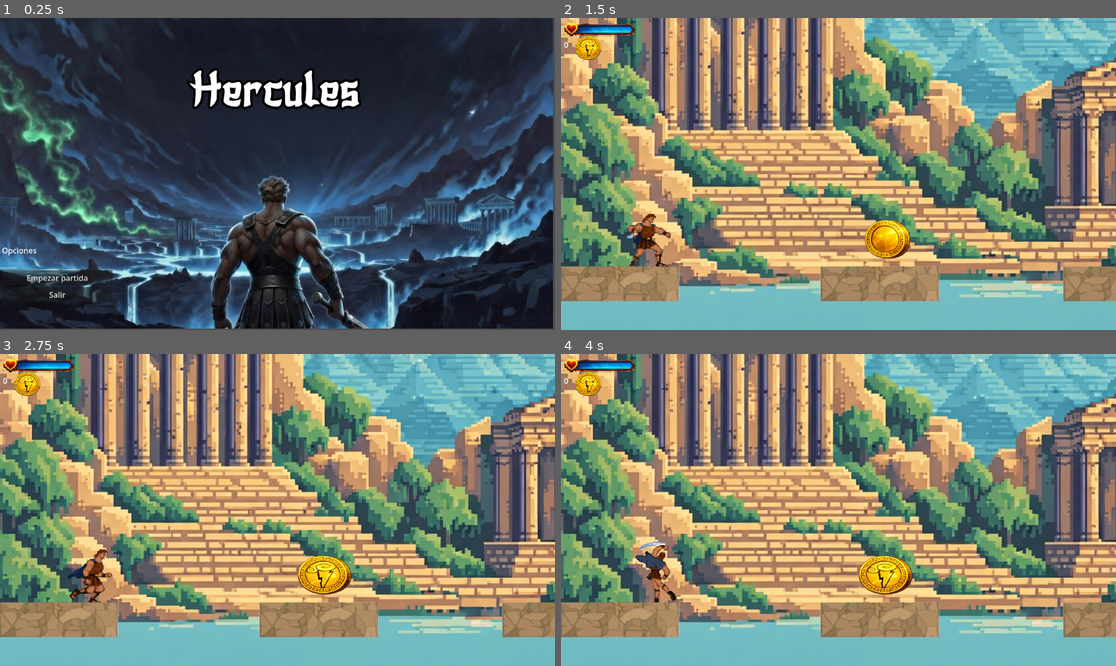
Above: before the commit, frames 1-4 (two rows, left to right).
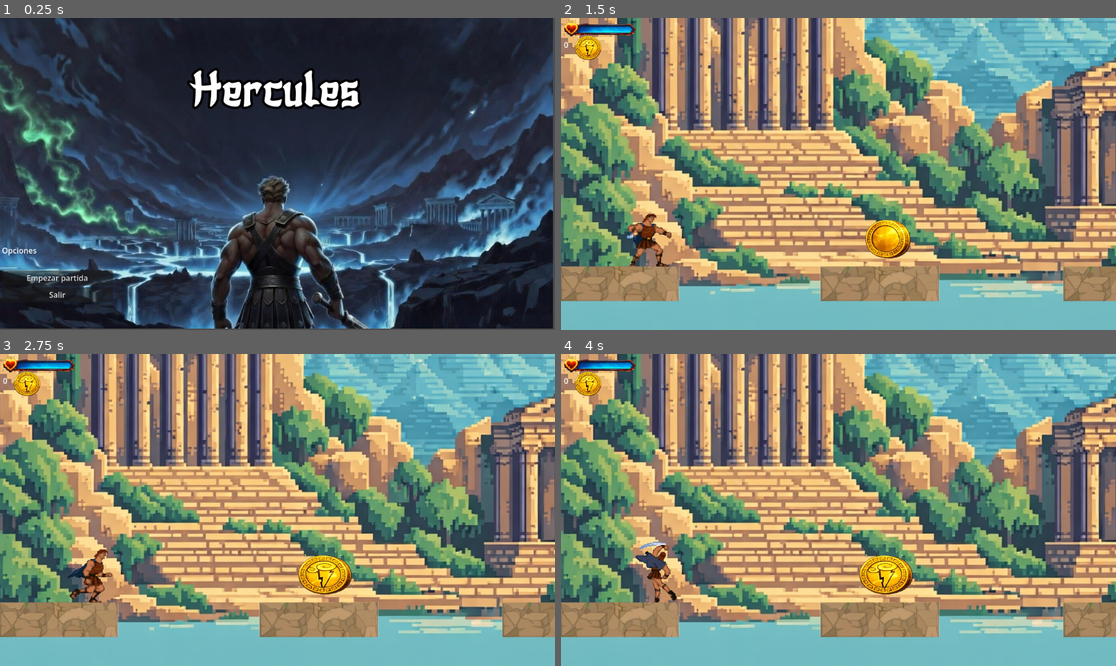
Above: after the commit, the same moments.

Repository: alex12345-123/hercules-2d
Game: Godot game, scene res://menu/menu.tscn
Same seed, same stepped clock (60 frames per second), same inputs: the game is played once before the commit and once after it.
Inputs:
- Up to frame 1 (0.25 s): no input
- Up to frame 2 (1.5 s): click "Empezar partida" at 0.5 s; hold D (mover_derecha) from 1.28 s (still down); tap F (puño) at 1.35 s
- Up to frame 3 (2.75 s): keep holding D (mover_derecha); tap Space (saltar) at 1.52, 2.27 s; tap F (puño) at 2.1 s
- Up to frame 4 (4 s): release D (mover_derecha) at 2.78 s; hold A (mover_izquierda) 2.78-3.53 s; tap F (puño) at 2.85, 3.6 s; hold D (mover_derecha) from 3.53 s (still down); tap Space (saltar) at 3.77 s

The runs differ from the first frame. In frame 1, less than 0.1% of the frame differs, in the area x 0-21%, y 80-87%; in frame 2, 1.4%; in frame 3, 1.5%; in frame 4, 1.6%, in the area x 0-100%, y 0-83%.

Commit message:
Cambios finales v2

Diff:
--- a/boss_final.gd
+++ b/boss_final.gd
@@ -12,7 +12,8 @@
 var img_50 = preload("res://enemigos/barraVidaEne/vida50.png")
 var img_0  = preload("res://enemigos/barraVidaEne/vida0.png")
 @export var speed = 200
-@export var damage_al_jugador = 15
+@export var damage_al_jugador = 10
+
 
 
 var sentido = 1
@@ -75,10 +76,9 @@
 
 
 func take_damage(amount):
-	health -= 20  # Cada golpe baja exactamente
+	health -= 50
 	health = clamp(health, 0, max_health)
 
-	print("Vida Boss: ", health)
 
 	ani.modulate = Color.RED
 	await get_tree().create_timer(0.1).timeout
--- a/enemigos/bicho.gd
+++ b/enemigos/bicho.gd
@@ -82,7 +82,6 @@
 	health -= 50
 	health = clamp(health, 0, max_health)
 
-	print("Vida Bicho: ", health)
 
 	ani.modulate = Color.RED
 	await get_tree().create_timer(0.1).timeout
--- a/enemigos/boss_final.tscn
+++ b/enemigos/boss_final.tscn
@@ -23,6 +23,7 @@
 [ext_resource type="Texture2D" uid="uid://0spqr2axqi4t" path="res://enemigos/imgBoss/muerte5.png" id="21_w2oe1"]
 [ext_resource type="Texture2D" uid="uid://bai7xeore032d" path="res://enemigos/imgBoss/muerte6.png" id="22_rprrw"]
 [ext_resource type="Texture2D" uid="uid://ce7ieff4ja0xg" path="res://enemigos/imgBoss/muerte7.png" id="23_kg0ly"]
+[ext_resource type="Texture2D" uid="uid://dbeqrh3rumery" path="res://enemigos/barraVidaEne/vida100.png" id="24_p517x"]
 
 [sub_resource type="SpriteFrames" id="SpriteFrames_7ih0h"]
 animations = [{
@@ -115,6 +116,7 @@
 size = Vector2(105, 67)
 
 [node name="bossFinal" type="CharacterBody2D" unique_id=413959621]
+position = Vector2(228, 156)
 scale = Vector2(2.5, 2.5)
 script = ExtResource("1_6fauf")
 
@@ -129,7 +131,7 @@
 [node name="Area2D" type="Area2D" parent="." unique_id=555447494]
 
 [node name="col_ataque" type="CollisionShape2D" parent="Area2D" unique_id=97699702]
-position = Vector2(6.5, 3.5)
+position = Vector2(5.2, 16.8)
 shape = SubResource("RectangleShape2D_llhvf")
 
 [node name="derecha" type="RayCast2D" parent="." unique_id=854127043]
@@ -138,4 +140,13 @@
 [node name="izquierda" type="RayCast2D" parent="." unique_id=393946030]
 position = Vector2(-35, 0)
 
+[node name="TextureRect" type="TextureRect" parent="." unique_id=281396839]
+offset_left = -42.0
+offset_top = -58.4
+offset_right = 52.799995
+offset_bottom = -40.0
+texture = ExtResource("24_p517x")
+expand_mode = 1
+metadata/_edit_use_anchors_ = true
+
 [connection signal="animation_finished" from="ani_bossFinal" to="." method="_on_ani_boss_final_animation_finished"]
--- a/hercules/player.tscn
+++ b/hercules/player.tscn
@@ -281,7 +281,7 @@
 }]
 
 [sub_resource type="RectangleShape2D" id="RectangleShape2D_5qck5"]
-size = Vector2(31, 103.25)
+size = Vector2(31, 65.625)
 
 [sub_resource type="RectangleShape2D" id="RectangleShape2D_jso86"]
 size = Vector2(51, 42)
@@ -297,7 +297,7 @@
 animation = &"puño"
 
 [node name="CollisionShape2D" type="CollisionShape2D" parent="." unique_id=356203292 groups=["jugadores"]]
-position = Vector2(541.5, 321)
+position = Vector2(541.5, 339.8125)
 shape = SubResource("RectangleShape2D_5qck5")
 
 [node name="ataque" type="Area2D" parent="." unique_id=1563765113]
--- a/project.godot
+++ b/project.godot
@@ -74,3 +74,5 @@
 rendering_device/driver.windows="d3d12"
 renderer/rendering_method="gl_compatibility"
 renderer/rendering_method.mobile="gl_compatibility"
+2d/snap/snap_2d_transforms_to_pixel=true
+2d/snap/snap_2d_vertices_to_pixel=true
Binary file added: hercules/img/ataque_1.png
Not shown, added: hercules/img/ataque_1.png.import
Binary file added: hercules/img/ataque_10.png
Not shown, added: hercules/img/ataque_10.png.import
Binary file added: hercules/img/ataque_2.png
Not shown, added: hercules/img/ataque_2.png.import
Binary file added: hercules/img/ataque_3.png
Not shown, added: hercules/img/ataque_3.png.import
Binary file added: hercules/img/ataque_4.png
Not shown, added: hercules/img/ataque_4.png.import
Binary file added: hercules/img/ataque_5.png
Not shown, added: hercules/img/ataque_5.png.import
(and 8 more such lines)
